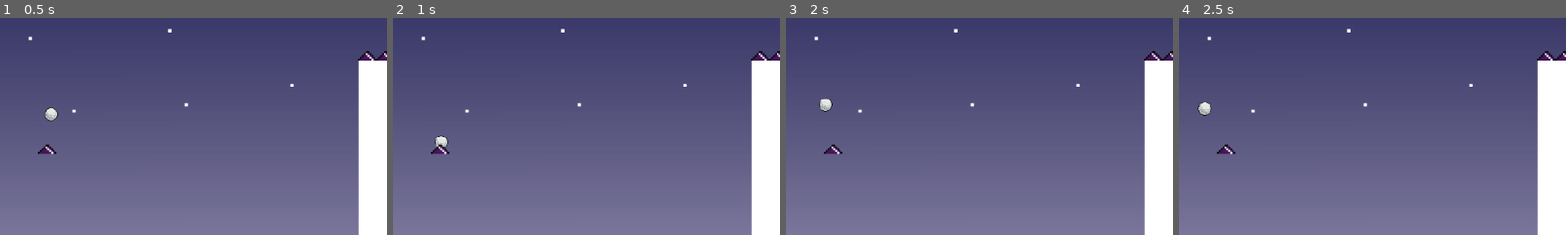
Above: before the commit, frames 1-4 (left to right).
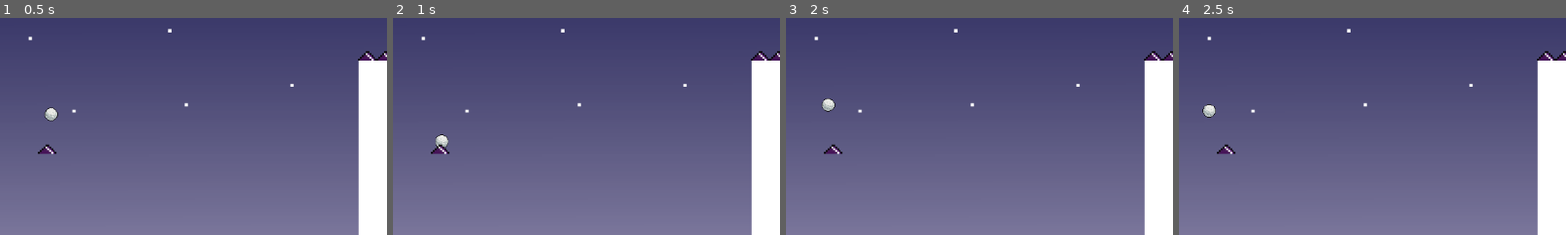
Above: after the commit, the same moments.

Repository: hwilmshurst/12DT-program
Game: Godot game, scene res://scenes/main_scene.tscn
The game is run twice, just before and just after one commit, with the same random seed, the same clock (stepped at 60 frames per second) and the same inputs.
Inputs:
- Up to frame 1 (0.5 s): no input
- Up to frame 2 (1 s): tap Enter (ui_accept) at 0.5, 0.6, 0.77 s; hold Up from 0.53 s (still down)
- Up to frame 3 (2 s): tap Enter (ui_accept) at 1.07, 1.25, 1.52, 1.55, 1.82 s; release Up at 1.28 s; hold Down from 1.28 s (still down); tap R at 1.35 s
- Up to frame 4 (2.5 s): tap Enter (ui_accept) at 2, 2.1 s; release Down at 2.03 s; hold Up from 2.03 s (still down)
The pictures show only the part of the screen within x 0-50%, y 35-85%; the shares and areas given below are measured in that part.

Frame 1 is identical in both runs. In frame 2, less than 0.1% of the frame differs, in the area x 10-15%, y 53-60%; in frame 3, 0.1%; in frame 4, 0.2%, in the area x 4-10%, y 38-46%.

Commit message:
Gravity power control

Diff:
--- a/gravity-golf/scripts/ball.gd
+++ b/gravity-golf/scripts/ball.gd
@@ -1,4 +1,5 @@
 extends RigidBody2D
+
 
 # dictionary that stores the different directions the ball can travel
 var directions = [
@@ -11,15 +12,19 @@
 
 # variable that stores the starting gravity strength
 @export var gravity_strength: float = 200.0
+# Stores the gravity multiplier
+@export var gravity_multiplier: float = 1.0
+
+
 
 #variable that stores the starting gravity direction
 var gravity_direction = Vector2.DOWN
 var current_direction = 0
+var gravity_change_speed: float = 1
 
 
 func _physics_process(delta):
-	#function that applies gravity to the ball
-	apply_central_force(gravity_direction * gravity_strength)
+	apply_central_force(gravity_direction * gravity_strength * gravity_multiplier)
 
 
 func _process(delta):
@@ -30,3 +35,12 @@
 	if Input.is_action_just_pressed("ui_accept"):
 		current_direction = (current_direction + 1) % 4
 		gravity_direction = directions[current_direction]
+			# Increase gravity with Up Arrow
+	# Gradually increase gravity while Up Arrow is held
+	if Input.is_key_pressed(KEY_UP):
+		gravity_multiplier += gravity_change_speed * delta
+	# Gradually decrease gravity while Down Arrow is held
+	if Input.is_key_pressed(KEY_DOWN):
+		gravity_multiplier -= gravity_change_speed * delta
+	# Keep multiplier between 1.00x and 3.00x
+	gravity_multiplier = clamp(gravity_multiplier, 0.25, 3.0)
